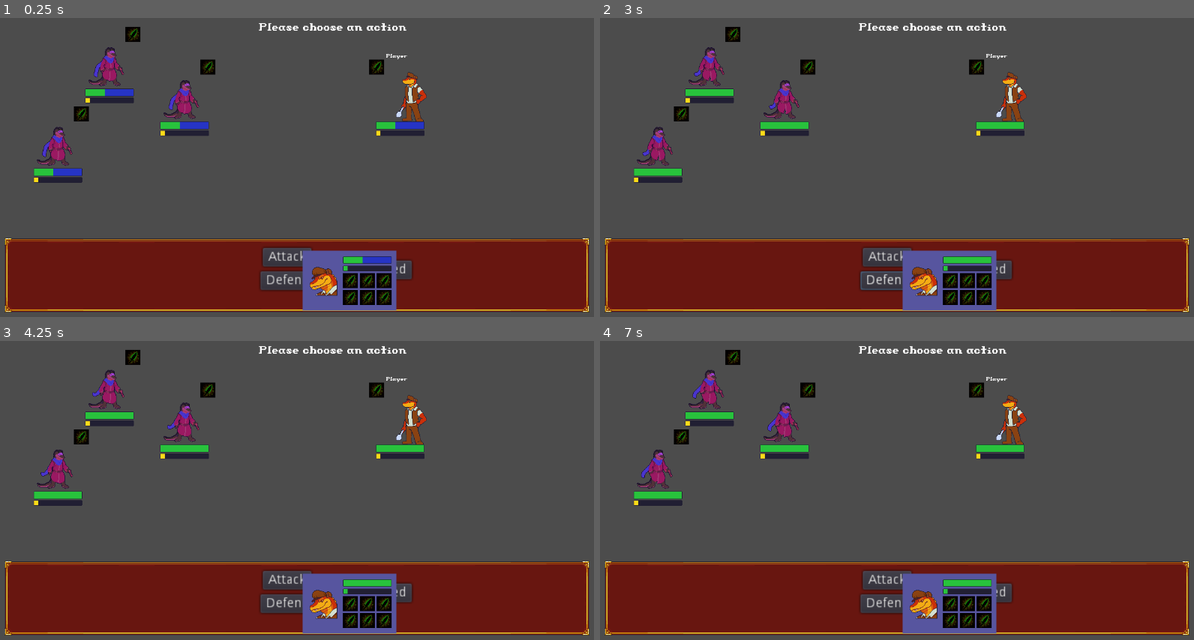
Above: before the commit, frames 1-4 (two rows, left to right).
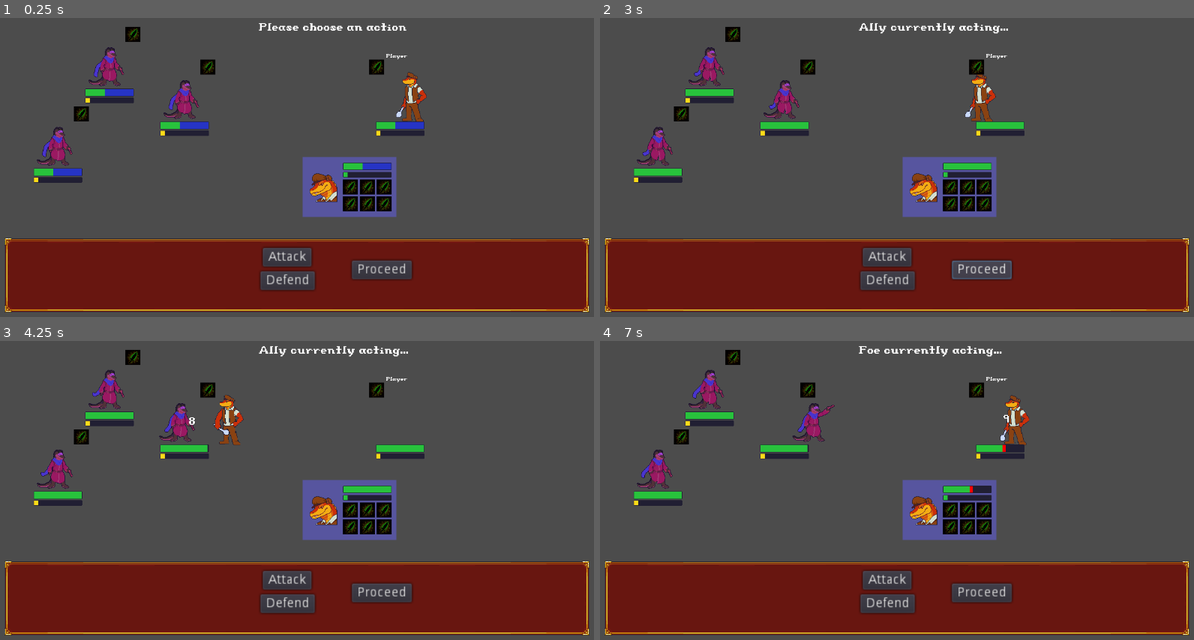
Above: after the commit, the same moments.

Repository: Introdile/SenRPG
Game: Godot game, scene res://Battle/Battle.tscn
The game is run twice, just before and just after one commit, with the same random seed, the same clock (stepped at 60 frames per second) and the same inputs.
Inputs (mouse positions are in pixels of both pictures, inside the frame that each line leads up to; where the layout moved, square brackets give the same spot in the first picture):
- Up to frame 1 (0.25 s): no input
- Up to frame 2 (3 s): click (950, 188) [950, 281] at 0.5 s; click "Attack" at 1.25 s; click "Defend" at 2 s; click "Proceed" at 2.75 s
- Up to frame 3 (4.25 s): click (368, 511) [368, 604] at 3.5 s
- Up to frame 4 (7 s): click (986, 511) [986, 604] at 4.25 s; click (950, 526) [950, 619] at 5 s; click (968, 526) [968, 619] at 5.75 s; click (986, 526) [986, 619] at 6.5 s

The runs differ from the first frame. In frame 1, 6.4% of the frame differs, in the area x 50-67%, y 46-98%; in frame 2, 7.7%; in frame 3, 8.0%; in frame 4, 8.0%, in the area x 27-73%, y 1-98%.

Commit message:
new animation system!
In the old animation system, each animation "stack" would have a movement position and an animation type, requiring animations and movements to happen together. It was also pretty cumbersome.
With the new implementation, animations and movements are seperate, requiring less boolean juggling to keep things in check and also creating/destroying tween nodes as needed to get rid of the weirdness I was getting from just using one!

Diff:
--- a/Battle/Battle.gd
+++ b/Battle/Battle.gd
@@ -37,7 +37,7 @@
 			ally.append(i)
 			var nui = charUI.instance()
 			nui.attachedChar = i
-			nui.rect_position = Vector2(652,652)
+			nui.rect_position = Vector2(652,452)
 			ui.add_child(nui)
 		i.connect("deal_damage",battleFunc,"_deal_damage")
 		i.connect("cleared_animation_stack",self,"_on_battler_clearanimstacks")
@@ -57,8 +57,8 @@
 			# CHOOSE THE FOE'S ACTION
 			for i in foes:
 				i.target.append(ally[0])
-				i.action = Global_DatabaseReader.get_from_database(0,"ability")
-			print("foe has selected action " + Global_DatabaseReader.get_from_database(0,"ability")["name"])
+				i.action = Global_DatabaseReader.get_from_database(1,"ability")
+			print("foe has selected action " + foes[0].action["name"])
 			changeState(battleState.PLAN)
 		battleState.PLAN:
 
--- a/Battle/Battler.gd
+++ b/Battle/Battler.gd
@@ -23,11 +23,11 @@
 
 # animation variables
 var animationStack = []
+var activetween
+var processingStack = false
 var animating = false
-var moved = false
 var start_pos
 var animation
-var done = false
 
 signal deal_damage
 signal cleared_animation_stack
@@ -70,8 +70,7 @@
 
 func _process(delta):
 	$Label.text = "position: " + str(sprite.global_position) + "\nstart_pos: " + str(start_pos)
-	$Label.text += "\nanimating: " + str(animating) + "\ndone: " + str(done)
-	$Label.text += "\nmoved: " + str(moved) + "\ntween active: " + str($battlerTween.is_active())
+	$Label.text += "\nanimating: " + str(animating)
 	if last_hp != hp:
 		if last_hp > hp:
 			if battlerAnim.current_animation != "hurt": battlerAnim.play("hurt")
@@ -98,36 +97,24 @@
 
 	if animating:
 		if !animationStack.empty():
-			if !moved:
-				if !$battlerTween.is_active():
-					print("moving...")
-					var mpos
-
-					match animationStack.front()["pos"]:
-						"STAY":
-							moved = true
-							pass
-						"SELF_FRONT": mpos = front.global_position
-						"SELF_BACK": mpos = back.global_position
-						"ENEMY_FRONT": mpos = target[0].front.global_position
-						"ENEMY_BACK": mpos = target[0].back.global_position
-						_:
-							print("i dunno... stepping back")
-							mpos = back.global_position
-
-					move_sprite(mpos)
-			else: # if moved
-				if battlerAnim.current_animation != animationStack.front()["animation"]:
-					print("animating...")
-					battlerAnim.play(animationStack.front()["animation"])
+			if !processingStack:
+				match animationStack.front()["key"]:
+					"move":
+
+						move_sprite(animationStack.front()["pos"])
+						processingStack = true
+
+					"animation":
+
+						battlerAnim.play(animationStack.front()["animation"])
+						processingStack = true
 
 		else:
-			if sprite.global_position != start_pos: move_sprite(start_pos)
-		if done:
-			emit_signal("cleared_animation_stack")
-			sprite.global_position = start_pos
-			animating = false
-			done = false
+			if !processingStack:
+				print("Animation stack cleared")
+#				emit_signal("cleared_animation_stack")
+				move_sprite("START")
+				processingStack = true
 
 
 ## ANIMATION HANDLING ##
@@ -149,6 +136,34 @@
 	print(name + " performing animation for ability " + action["name"] + ". Anim stack size = " + str(animationStack.size()))
 
 	animating = true
+
+func move_sprite(pos_key):
+	# pos_key accepts a string that indicates the position
+	# details on what pos_key can be in the match statement below
+
+	var newTween = Tween.new()
+	add_child(newTween)
+	activetween = newTween
+
+	# add to a group (just in case) and connect the completed signal
+	newTween.connect("tween_completed",self,"_on_tween_complete")
+
+	# get the position based on the pos key given
+	var mpos
+	match pos_key:
+		"START": # the sprite's starting position
+			mpos = start_pos
+		"SELF_FRONT": # the front position of themself
+			mpos = front.global_position
+		"TARGET_FRONT": # the front of the target
+			mpos = target[0].front.global_position
+		_: # in case the pos key is mistyped
+			print("I'm not sure... stepping back...")
+			mpos = back.global_position
+
+	# start the interpolation
+	newTween.interpolate_property(sprite, "global_position", sprite.global_position, mpos, 1,Tween.TRANS_LINEAR,Tween.EASE_IN)
+	newTween.start()
 
 func createDamageLabel(val):
 	var n = damLabel.instance()
@@ -160,11 +175,6 @@
 #	print(str(n.position))
 	add_child(n)
 
-func move_sprite(pos,type="run",tween_speed=1,trans_type=Tween.TRANS_LINEAR,ease_type=Tween.EASE_OUT_IN):
-	if type == "run":
-		$battlerTween.interpolate_property(sprite, "global_position", sprite.global_position, pos, tween_speed, trans_type, ease_type)
-		$battlerTween.start()
-
 func resetStat(which):
 	#which accepts a string
 	match which:
@@ -173,29 +183,20 @@
 		"speed": speed = _speed
 		_: print("didnt catcht that chief, no stat reset")
 
-
-func _on_battlerTween_tween_completed(object, key):
-	print("DONE!! FUCK YOU")
-	if animating:
-		moved = true
-		$battlerTween.remove_all()
+func _on_tween_complete(object, key):
+	activetween.queue_free()
+	if !animationStack.empty():
+		animationStack.pop_front()
 	else:
+		emit_signal("cleared_animation_stack")
 		battlerAnim.play("idle")
-	if animationStack.empty():
-		done = true
-		moved = false
-		battlerAnim.play("idle")
+		animating = false
+	processingStack = false
 
 func _on_battlerAnim_animation_finished(anim_name):
 	if !animationStack.empty():
 		animationStack.pop_front()
-		moved = false
-		#print("one stack cleared... " + str(animationStack.size()) + " remaining")
-#	if anim_name == animation:
-#		animating = false
-#		animation = null
-#		battlerAnim.play("idle")
-#		move_sprite(start_pos)
+		processingStack = false
 	if anim_name == "hurt":
 		battlerAnim.play("idle")
 
--- a/Battle/Battler.tscn
+++ b/Battle/Battler.tscn
@@ -98,7 +98,6 @@
 texture = ExtResource( 2 )
 vframes = 3
 hframes = 8
-frame = 1
 _sections_unfolded = [ "Animation", "Offset", "Transform" ]
 
 [node name="battlerArea" type="Area2D" parent="." index="1"]
@@ -134,16 +133,7 @@
 texture = ExtResource( 3 )
 _sections_unfolded = [ "Transform" ]
 
-[node name="battlerTween" type="Tween" parent="." index="4"]
-
-repeat = false
-playback_process_mode = 1
-playback_speed = 1.0
-playback/active = false
-playback/repeat = false
-playback/speed = 1.0
-
-[node name="battlerInfo" type="Control" parent="." index="5"]
+[node name="battlerInfo" type="Control" parent="." index="4"]
 
 anchor_left = 0.0
 anchor_top = 0.0
@@ -175,7 +165,7 @@
 gain_color = Color( 0, 0.765625, 1, 1 )
 lose_color = Color( 1, 0.368134, 0.199219, 1 )
 
-[node name="positions" type="Node2D" parent="." index="6"]
+[node name="positions" type="Node2D" parent="." index="5"]
 
 _sections_unfolded = [ "Transform" ]
 
@@ -189,7 +179,7 @@
 position = Vector2( -70, 0 )
 _sections_unfolded = [ "Transform", "Z Index" ]
 
-[node name="Label" type="Label" parent="." index="7"]
+[node name="Label" type="Label" parent="." index="6"]
 
 visible = false
 anchor_left = 0.0
@@ -211,5 +201,3 @@
 max_lines_visible = -1
 
 [connection signal="animation_finished" from="battlerAnim" to="." method="_on_battlerAnim_animation_finished"]
-
-[connection signal="tween_completed" from="battlerTween" to="." method="_on_battlerTween_tween_completed"]
--- a/Battle/Renda.tscn
+++ b/Battle/Renda.tscn
@@ -74,14 +74,14 @@
 "values": [ 0, 1 ]
 }
 
-[node name="Battler" index="0" instance=ExtResource( 1 )]
+[node name="Battler" instance=ExtResource( 1 )]
 
 [node name="battlerSprite" parent="." index="0"]
 
 position = Vector2( 0, 0 )
 texture = ExtResource( 2 )
 hframes = 5
-frame = 1
+frame = 0
 
 [node name="battlerAnim" parent="." index="2"]
 
--- a/Database/abilityDatabase.json
+++ b/Database/abilityDatabase.json
@@ -22,18 +22,21 @@
 		"power": 1.0,
 		"effects": [],
 		"animation": [
-			{ "animation": "attack", "pos": "ENEMY_FRONT", "move_type": "run" },
+			{ "key": "move", "pos":"TARGET_FRONT", "move_type": "run" },
+			{ "key": "animation", "animation": "attack"},
 		],
 		"cooldown": 0,
 	},
 	"1": {
-		"name": "Big Strike",
-		"description": "A big ol attack that deals [color=red]200[/color]% damage.",
+		"name": "Shoot",
+		"description": "A basic ranged physical attack.",
 		"icon": 0,
 		"type": "Damage",
-		"power": 10.0,
-		"effects": [
-			{ "effectID": "1", "effectTar": "1" },
+		"power": 1.0,
+		"effects": [],
+		"animation": [
+			{ "key": "move", "pos":"SELF_FRONT", "move_type": "run" },
+			{ "key": "animation", "animation": "attack" },
 		],
 		"cooldown": 2.0
 	},
--- a/Prefabs/floatLabel.tscn
+++ b/Prefabs/floatLabel.tscn
@@ -51,11 +51,11 @@
 "transitions": PoolRealArray( 1 ),
 "values": [ {
 "args": [  ],
-"method": "queue_free()"
+"method": "queue_free"
 } ]
 }
 
-[node name="floatLabel" type="Node2D"]
+[node name="floatLabel" type="Node2D" index="0"]
 
 _sections_unfolded = [ "Rect", "Transform" ]
 
